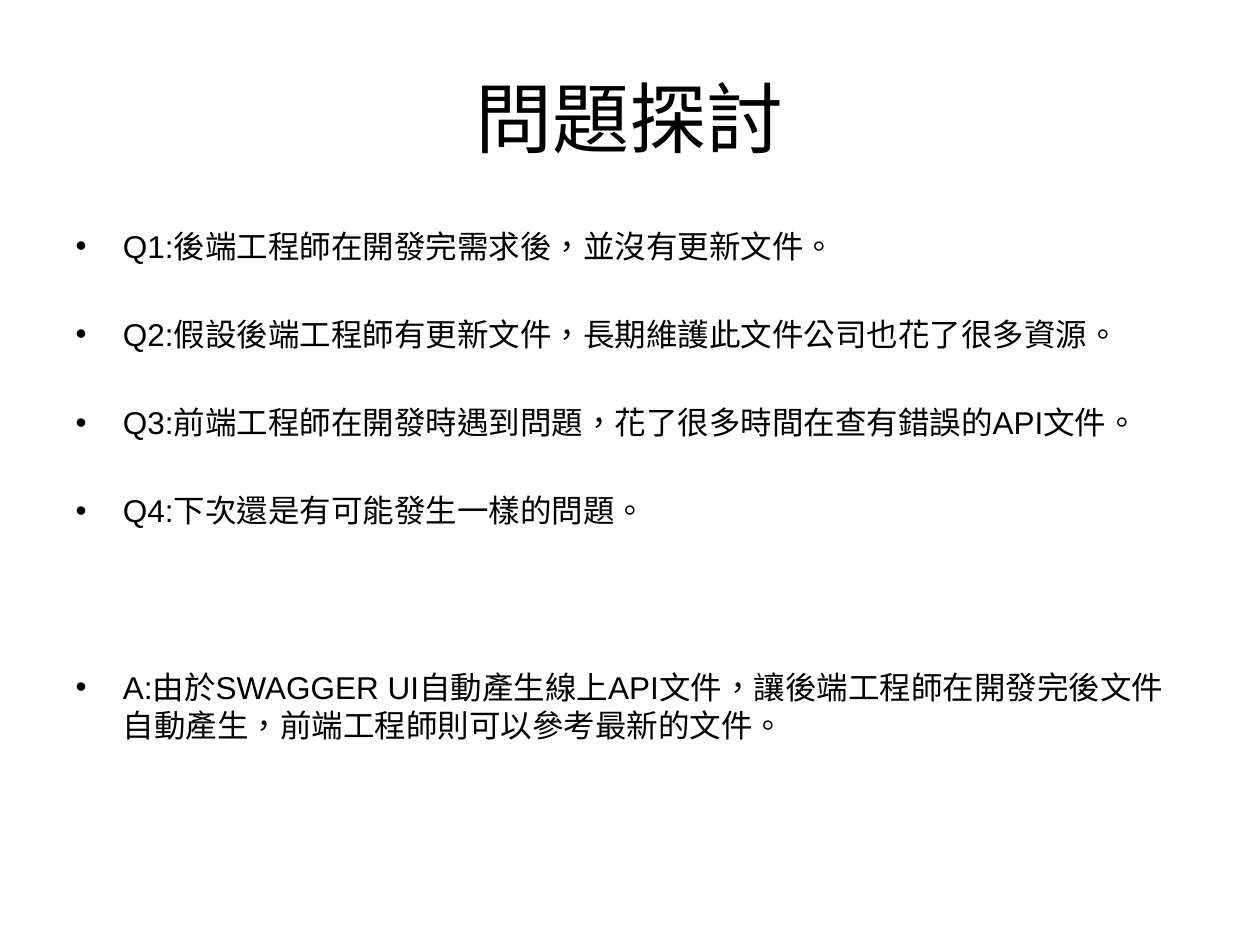
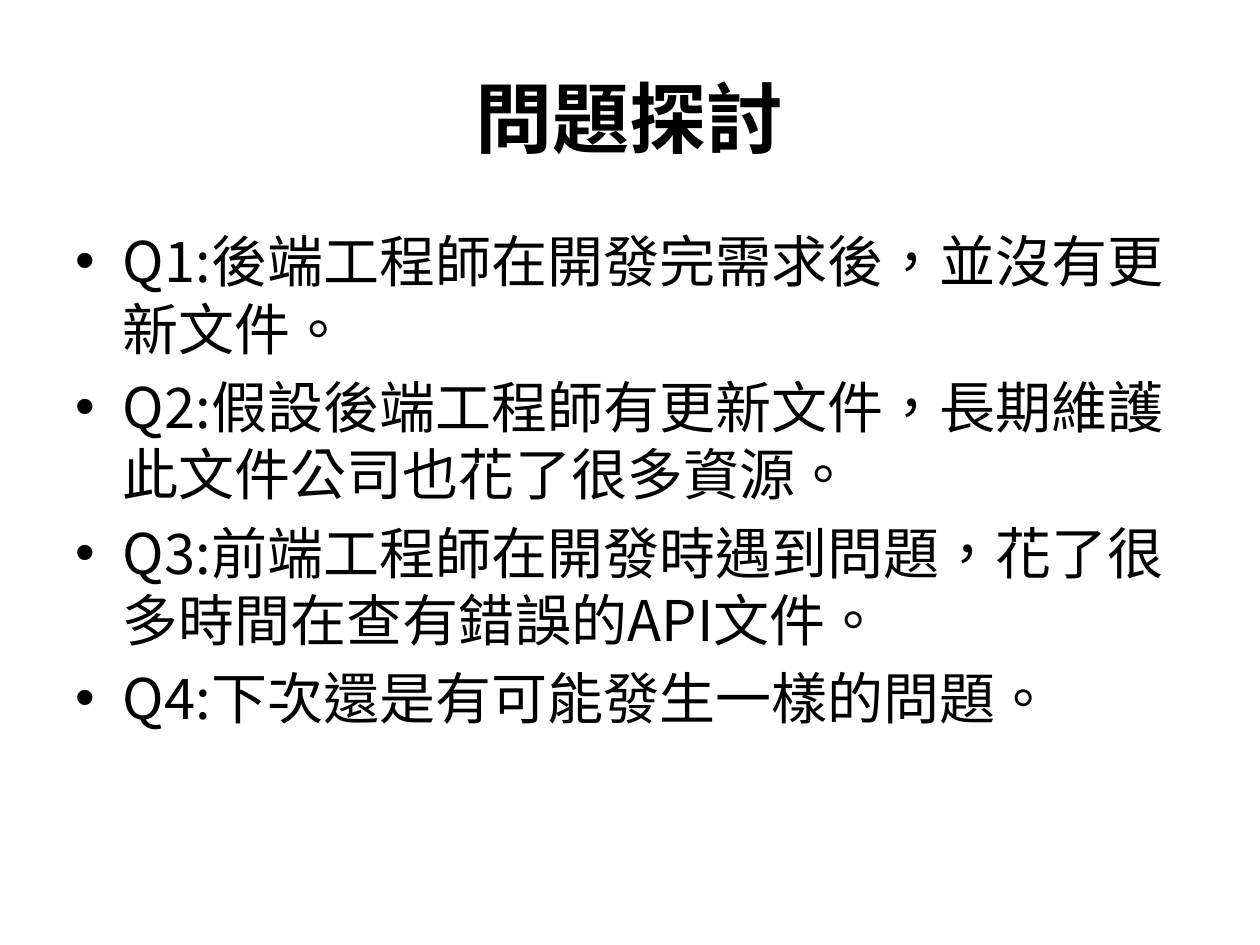
Before and after one commit to xyz90161/PPT, a slide deck: slide 5 of swagger_UI.pptx (slide 4 before the commit). Drawn at 1260x945 pixels with LibreOffice and Linux fonts; fonts in the diff are those of the drawing; background and template pictures are left out. Boxes give left, top, right and bottom in pixels: in the first picture for what was removed or moved away, otherwise in the second. Text is boxed around its words. In the diff, an @@ line names an element or a change of style, - is before the commit and + after.

```diff
--- a/swagger_UI.pptx
+++ b/swagger_UI.pptx
@@ title "問題探討" at <box>476,81,784,154</box>: bold on @@
@@ text "Q1:後端工程師在開發完需求後，並沒有更新文件。" at <box>123,234,1164,730</box>: size 18 to 32 pt, font Arial to Noto Sans CJK SC; more space between paragraphs @@
@@ text at <box>123,674,1163,740</box>: paragraph removed @@
-• A:由於SWAGGER UI自動產生線上API文件，讓後端工程師在開發完後文件自動產生，前端工程師則可以參考最新的文件。
```
Also in this commit, not shown: 9 other slides changed, 3 slides added.
